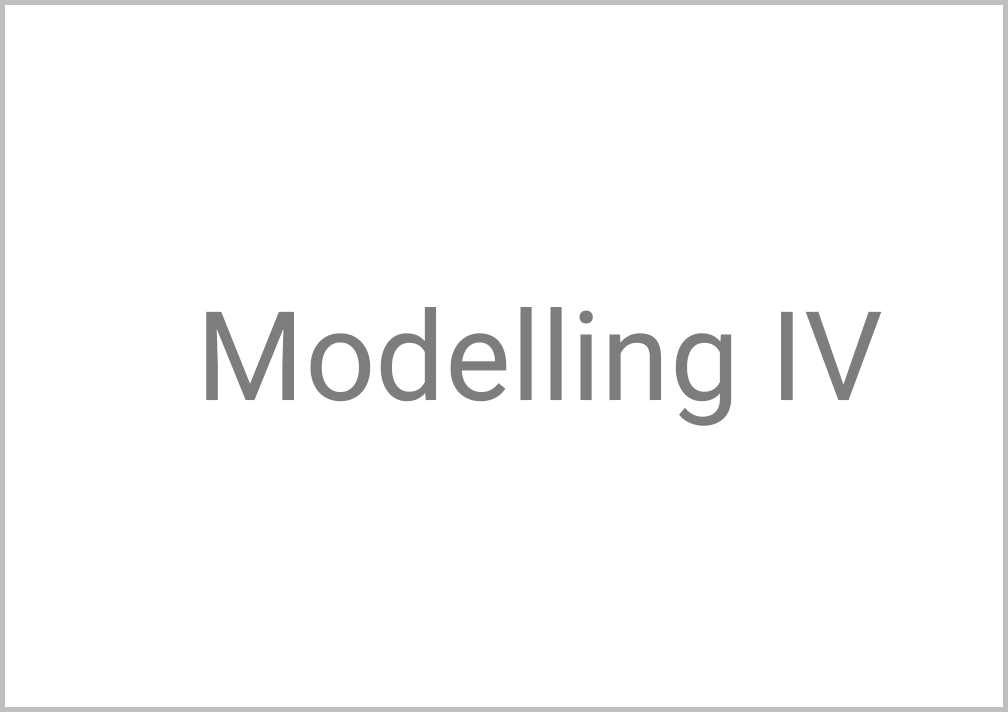
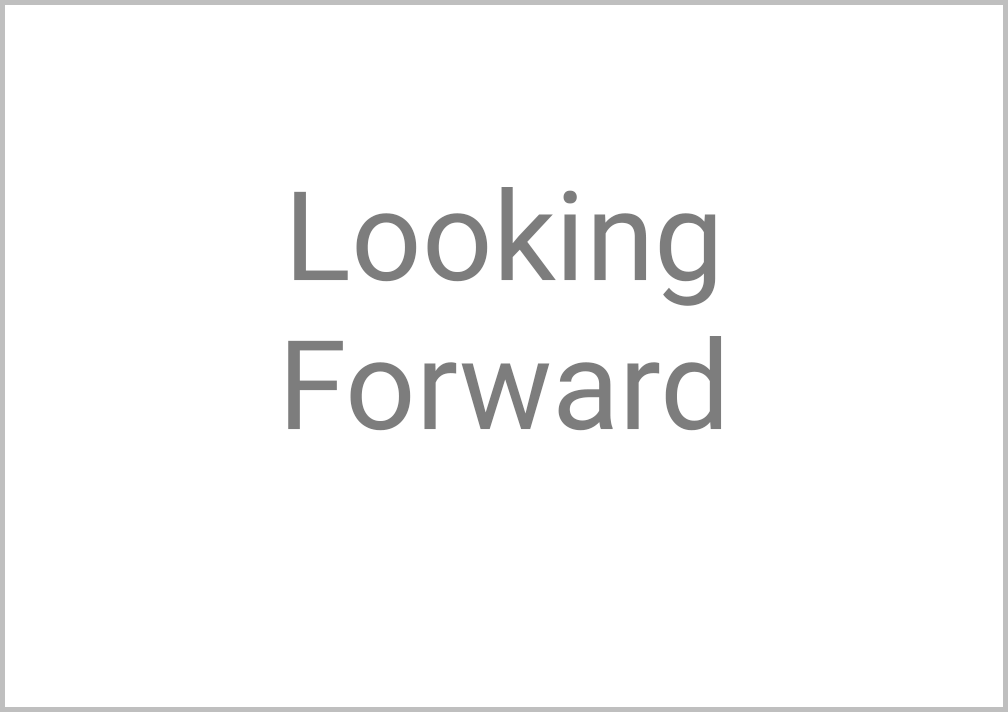
Comparing the layer stacks of the two 1008 x 712 images. Changes:
renamed "Modelling IV" to "Looking Forward", painted on it over (206, 187, 882, 431)
